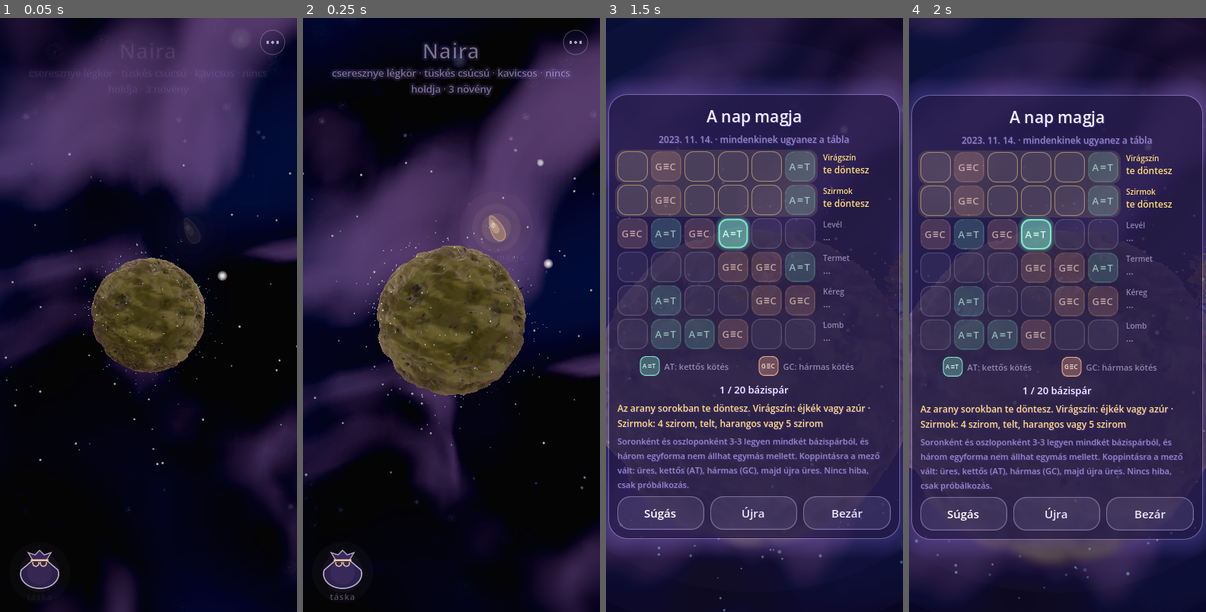
Above: before the commit, frames 1-4 (left to right).
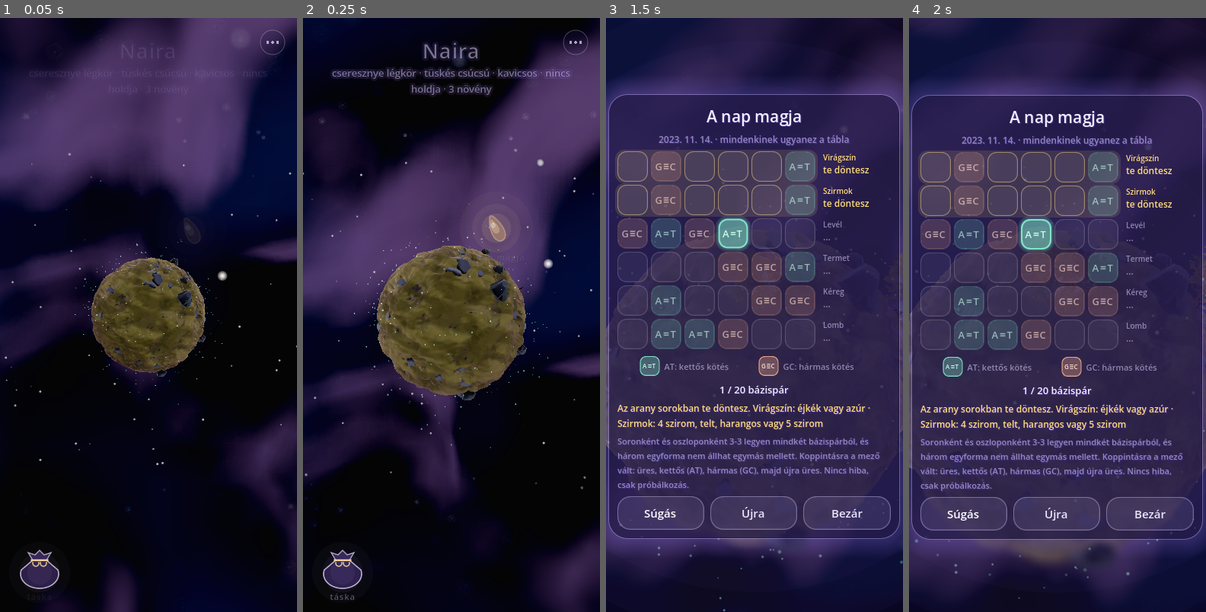
Above: after the commit, the same moments.

Repository: csathoPeter/mag-poc
Game: Godot game, scene res://main.tscn
The game is run twice, just before and just after one commit, with the same random seed, the same clock (stepped at 60 frames per second) and the same inputs.
Inputs (mouse positions are in pixels of both pictures, inside the frame that each line leads up to):
- Up to frame 1 (0.05 s): no input
- Up to frame 2 (0.25 s): no input
- Up to frame 3 (1.5 s): click (804, 225) at 0.52 s; click "Súgás" at 1.25 s
- Up to frame 4 (2 s): no input

The runs differ from the first frame. In frame 1, 0.4% of the frame differs, in the area x 30-70%, y 40-61%; in frame 2, 0.7%, in the area x 24-76%, y 38-65%; in frame 3, less than 0.1%; in frame 4, 0.3%.

Commit message:
Díszek a kopár bolygókon: kövek, kavicsok, gombák, páfrány, kis virágok (Quaternius, CC0)
A Quaternius Stylized Nature MegaKit (CC0) 16 modellje (tools/prep_props.py,
lekicsinyített textúrákkal) szórt díszként a felszíntakaró szerint: kavicsos
bolygón kövek és kavicsok, moháson gombák, lóhere, kis virágok, páfrányoson
páfrány, kis növények. Determinisztikus hely a bolygókódból, a fákat
elkerülve; MultiMesh modellenként, a bolygó színe felé húzva, puha fénnyel.

Co-Authored-By: Claude Opus 5.5 <noreply@anthropic.com>
Claude-Session: https://claude.ai/code/session_014cLsiZBJUCNrLXd2Sv7oxH

Diff:
--- a/godot/main.gd
+++ b/godot/main.gd
@@ -1548,6 +1548,8 @@
 
 
 func _spawn_on_planet(item: Dictionary, gg: Dictionary) -> void:
+	# a díszek (planet.props) elkerülik a fát
+	planet.props.note_tree(item.dir)
 	# három részletességi szint ugyanabból a vázból: részletes (közel), egyszerűsített, távoli; az alakítási lista
 	# (M8) mindegyiken ugyanúgy hat
 	if not item.has("shape"):
--- a/godot/planet.gd
+++ b/godot/planet.gd
@@ -127,6 +127,8 @@
 var blade_hi: Mesh
 var blade_lo: Mesh
 var motes := MultiMeshInstance3D.new()
+## díszek a kopár bolygókon (props.gd: kövek, gombák, páfrány – Quaternius, CC0)
+var props := Props.new()
 var ring := MeshInstance3D.new()
 var moons: Array = []
 var surf_mat := ShaderMaterial.new()
@@ -159,6 +161,9 @@
 	motes.material_override = motes_mat
 	motes.cast_shadow = GeometryInstance3D.SHADOW_CASTING_SETTING_OFF
 	body.add_child(motes)
+	# díszek a kopár bolygókon (props.gd)
+	props.host = self
+	body.add_child(props)
 	ring_mat.shader = RING
 	ring.material_override = ring_mat
 	ring.cast_shadow = GeometryInstance3D.SHADOW_CASTING_SETTING_OFF
@@ -212,6 +217,8 @@
 	_snap()
 	_build_surface()
 	_build_grass()
+	props.avoid.clear()
+	props.built_code = ""
 	_build_motes()
 	_build_moons()
 	_build_ring()
--- /dev/null
+++ b/godot/props.gd
@@ -0,0 +1,216 @@
+class_name Props
+extends Node3D
+## Díszek a kopár bolygókon (2026. 11. 13., Péter ötlete): kövek, kavicsok, gombák, lóhere, páfrány, kis virágok a
+## Quaternius Stylized Nature MegaKitből (CC0; tools/prep_props.py → props/quaternius/). A felszíntakaró szerint:
+## kavicsos bolygón kövek és kavicsok (a völgyekben, csoportosan), moháson gombák, lóhere, kis virágok, páfrányoson
+## páfrány, kis növények, néhány kő. A füves bolygón nincs dísz (ott a fű a takaró).
+## A hely determinisztikus a bolygókódból (mint a fű), a fák helyét elkerüli (avoid: a fák iránya; új fánál újraépül).
+## Egy MultiMesh modellenként (a bolygó testének gyereke, a test egységnyi gömbjén, így a bolygó méretével együtt nő);
+## a modell saját textúrája, a szín a bolygó színe felé húzva (shaders/prop.gdshader). Árnyékot csak a nagy kövek vetnek.
+
+const DIR := "res://props/quaternius/"
+const SHADER := preload("res://shaders/prop.gdshader")
+
+## takarónként (planet.gd COVER sorrendje: 0 fű, 1 moha, 2 páfrány, 3 kavics):
+## [modell, darab (egy ~7 sugarú bolygón), méret-szorzó min, max, hely („völgy”, „fű”, „bárhol”), csoportosan (0–1)]
+const SETS := {
+	3: [
+		["Rock_Medium_1", 5, .1, .22, "bárhol", .3], ["Rock_Medium_2", 5, .1, .2, "bárhol", .3],
+		["Rock_Medium_3", 4, .09, .18, "bárhol", .3],
+		["Pebble_Round_1", 26, .45, 1.0, "völgy", .8], ["Pebble_Round_2", 26, .45, 1.0, "völgy", .8],
+		["Pebble_Round_3", 26, .45, 1.0, "völgy", .8], ["Pebble_Round_4", 22, .45, 1.0, "völgy", .8],
+		["Pebble_Round_5", 22, .45, 1.0, "völgy", .8],
+	],
+	1: [
+		["Mushroom_Common", 36, .35, .65, "fű", .9], ["Clover_1", 30, .22, .36, "fű", .6],
+		["Clover_2", 22, .22, .36, "fű", .6], ["Flower_3_Group", 10, .2, .3, "fű", .5],
+		["Rock_Medium_2", 3, .08, .15, "bárhol", .2],
+	],
+	2: [
+		["Fern_1", 22, .07, .11, "fű", .6], ["Plant_1", 20, .35, .55, "fű", .5], ["Plant_7", 26, .45, .75, "fű", .5],
+		["Flower_4_Group", 8, .18, .26, "fű", .5], ["Rock_Medium_1", 3, .08, .15, "bárhol", .2],
+	],
+}
+## a méret-szorzók közös szorzója (a fűszál ~0,25–0,4, egy fa 2–4 egység; a díszek ehhez igazodnak)
+const SIZE := 2.6
+## mennyire húz a bolygó színe felé (anyagonként: a modell textúrájának neve szerint)
+const TINT := {"Rocks_Diffuse": .7, "PathRocks_Diffuse": .7, "Mushrooms": .15, "Leaves": .45, "Flowers": 0.0}
+
+static var _meshes := {}
+static var _cut_shader: Shader
+
+## a bolygó (planet.gd), amelyhez a díszek tartoznak
+var host: Planet
+var avoid: Array = []
+var built_r := 0.0
+var built_code := ""
+var built_cover := -1
+var _mats: Array = []
+var _cands: Array = []
+var _dirty := false
+
+
+## A modell hálója (gyorsítótárban), a felületenként saját anyaggal (a textúra a glTF anyagából).
+static func mesh_of(name: String) -> Mesh:
+	if _meshes.has(name):
+		return _meshes[name]
+	var scene: Node = (load(DIR + name + ".gltf") as PackedScene).instantiate()
+	var mi := _find_mesh(scene)
+	var mesh := (mi.mesh as Mesh).duplicate() as ArrayMesh
+	for s in mesh.get_surface_count():
+		var std := mesh.surface_get_material(s) as BaseMaterial3D
+		if std == null and mi.get_surface_override_material(s) != null:
+			std = mi.get_surface_override_material(s) as BaseMaterial3D
+		var tex: Texture2D = std.albedo_texture if std != null else null
+		var tname := tex.resource_path.get_file().get_basename() if tex != null else ""
+		var leafy := tname == "Leaves" or tname == "Flowers"
+		var m := ShaderMaterial.new()
+		m.shader = _cut() if leafy else SHADER
+		m.set_shader_parameter("tex", tex)
+		m.set_shader_parameter("tint_k", TINT.get(tname, .3))
+		m.set_shader_parameter("leafy", 1.0 if leafy else 0.0)
+		m.set_meta("tint_src", tname)
+		mesh.surface_set_material(s, m)
+	scene.free()
+	_meshes[name] = mesh
+	return mesh
+
+
+static func _find_mesh(n: Node) -> MeshInstance3D:
+	if n is MeshInstance3D:
+		return n
+	for c in n.get_children():
+		var r := _find_mesh(c)
+		if r != null:
+			return r
+	return null
+
+
+static func _cut() -> Shader:
+	if _cut_shader == null:
+		_cut_shader = Shader.new()
+		_cut_shader.code = SHADER.code.replace("shader_type spatial;", "shader_type spatial;\n#define CUT")
+	return _cut_shader
+
+
+## Felépítés a bolygóhoz (a bolygó setup-ja után, és ha a fák vagy a sugár változnak). p: Planet.
+## A lehetséges helyek (a domborzatból, drága) bolygónként egyszer készülnek (_cands); új fánál csak a közeliek esnek ki.
+func build(p: Planet) -> void:
+	for c in get_children():
+		c.queue_free()
+	_mats.clear()
+	_dirty = false
+	if p.code != built_code or p.cover_i != built_cover or absf(p.radius - built_r) > built_r * .03:
+		_cands = _candidates(p)
+	built_r = p.radius
+	built_code = p.code
+	built_cover = p.cover_i
+	for e in _cands:
+		var xf: Array = []
+		for c in e.list:
+			if xf.size() >= int(e.want):
+				break
+			var near := false
+			for t in avoid:
+				if (c[0] as Vector3).distance_to(t) * p.radius < 1.3:
+					near = true
+					break
+			if not near:
+				xf.append(c)
+		if xf.is_empty():
+			continue
+		var mm := MultiMesh.new()
+		mm.transform_format = MultiMesh.TRANSFORM_3D
+		mm.use_custom_data = true
+		mm.mesh = mesh_of(e.name)
+		mm.instance_count = xf.size()
+		for i in xf.size():
+			mm.set_instance_transform(i, xf[i][1])
+			mm.set_instance_custom_data(i, Color(float(xf[i][2]), 0, 0, 0))
+		var mmi := MultiMeshInstance3D.new()
+		mmi.multimesh = mm
+		mmi.cast_shadow = GeometryInstance3D.SHADOW_CASTING_SETTING_ON if (e.name as String).begins_with("Rock") \
+			else GeometryInstance3D.SHADOW_CASTING_SETTING_OFF
+		add_child(mmi)
+		for s in mm.mesh.get_surface_count():
+			_mats.append(mm.mesh.surface_get_material(s))
+
+
+## A díszek lehetséges helyei modellenként ([irány, transzformáció, tónus], a kelleténél ~40%-kal több, hogy a fák
+## körül kieső helyek pótolhatók legyenek) – determinisztikusan a bolygókódból.
+func _candidates(p: Planet) -> Array:
+	var out: Array = []
+	var set_list: Array = SETS.get(p.cover_i, [])
+	var area := pow(p.radius / 7.0, 2.0)
+	var clump := FastNoiseLite.new()
+	clump.seed = hash(p.code + "díszcsoport")
+	clump.frequency = 2.2
+	for e in set_list:
+		var name: String = e[0]
+		var want := int(round(float(e[1]) * area))
+		var pool := int(ceil(want * 1.4))
+		var r := RandomNumberGenerator.new()
+		r.seed = hash(p.code + "dísz" + name)
+		var list: Array = []
+		var tries := 0
+		while list.size() < pool and tries < pool * 30:
+			tries += 1
+			var z := r.randf_range(-1.0, 1.0)
+			var a := r.randf() * TAU
+			var dir := Vector3(sqrt(1.0 - z * z) * cos(a), z, sqrt(1.0 - z * z) * sin(a))
+			var yaw := r.randf() * TAU
+			var sc := r.randf_range(float(e[2]), float(e[3])) * SIZE
+			var bright := r.randf_range(.85, 1.1)
+			var roll := r.randf()
+			var keep := r.randf()
+			# csoportosan: a csoport-zaj szerint (e[5]: mennyire); olcsó, ezért a domborzat előtt
+			if keep > lerpf(1.0, smoothstep(-.15, .35, clump.get_noise_3dv(dir)), float(e[5])):
+				continue
+			var h := p._height_fixed(dir)
+			var hv := clampf(h / p.amp * .5 + .5, 0.0, 1.0)
+			var place: String = e[4]
+			if place == "völgy" and roll > 1.0 - smoothstep(.35, .75, hv):
+				continue
+			var nrm := p._normal(dir).normalized()
+			if place != "bárhol":
+				var cov := smoothstep(.42, .66, nrm.dot(dir)) * (1.0 - smoothstep(.93, 1.0, hv))
+				if cov < (.5 if place == "völgy" else .6):
+					continue
+			var up := (nrm + dir).normalized()
+			var basis := Basis(Quaternion(Vector3.UP, up)) * Basis(Vector3.UP, yaw)
+			var k := sc / p.radius
+			list.append([dir, Transform3D(basis.scaled(Vector3.ONE * k), dir * (1.0 + h) - up * (k * .05)), bright])
+		out.append({"name": name, "want": want, "list": list})
+	return out
+
+
+## A színek a bolygóból (a kőzet és a fű színe, lineárisan; a planet.gd _apply-ja hívja).
+func set_colors(rock_lin: Vector3, field_lin: Vector3) -> void:
+	for m in _mats:
+		var src: String = (m as ShaderMaterial).get_meta("tint_src", "")
+		var c := field_lin if src == "Leaves" or src == "Mushrooms" else rock_lin.lerp(field_lin, .35)
+		(m as ShaderMaterial).set_shader_parameter("tint_lin", c)
+
+
+## Egy fa helye (a díszek elkerülik); a következő frissítéskor újraépül.
+func note_tree(dir: Vector3) -> void:
+	for t in avoid:
+		if (t as Vector3).distance_to(dir) < .001:
+			return
+	avoid.append(dir)
+	_dirty = true
+
+
+## Csupasz bolygón (és amíg a domborzat kiemelkedik) nincs dísz; a fák, a sugár, a bolygó változásakor újraépül
+## (képkockánként legfeljebb egyszer – betöltéskor a 30 fa egy építéssel jár).
+func _process(_delta: float) -> void:
+	if host == null:
+		return
+	visible = not host.bare and host.shape_k > .99
+	if visible and needs_rebuild(host):
+		build(host)
+		set_colors(Planet._lin(host.cur.rock), Planet._lin(host.cur.grass))
+
+
+func needs_rebuild(p: Planet) -> bool:
+	return _dirty or p.code != built_code or p.cover_i != built_cover or absf(p.radius - built_r) > built_r * .03
--- /dev/null
+++ b/godot/shaders/prop.gdshader
@@ -0,0 +1,48 @@
+shader_type spatial;
+// Díszek a kopár bolygókon (2026. 11. 13., props.gd): kövek, kavicsok, gombák, lóhere, páfrány, kis virágok a
+// Quaternius Stylized Nature MegaKitből (CC0). A modell saját festett textúrája adja a rajzolatot; a színe a bolygó
+// színe felé húz (tint_k), hogy egy palettán legyen a talajjal; a fény a puha stílusé (soft_light.gdshaderinc), mint
+// a fűé. A levél / szirom változat (#define CUT, props.gd) az átlátszó részt kivágja – külön shader, mert a discard
+// a többi dísznél is lassítaná a rajzolást.
+render_mode cull_disabled;
+#include "res://shaders/color_space.gdshaderinc"
+#include "res://shaders/soft_light.gdshaderinc"
+
+// a modell textúrája; nem source_color: az sRGB → lineáris átalakítás itt történik, így a két renderer ugyanazt kapja
+uniform sampler2D tex : filter_linear_mipmap, repeat_enable;
+// a bolygó színe (lineáris) és mennyire húz felé (0: a textúra színe, 1: a textúra fényessége a bolygó színével)
+uniform vec3 tint_lin = vec3(1.0);
+uniform float tint_k = 0.0;
+// levél / szirom: kétoldalú lap, átsütő fény
+uniform float leafy = 0.0;
+
+varying float bright_v;
+
+void vertex() {
+	// példányonként kicsit más tónus (props.gd: INSTANCE_CUSTOM.r)
+	bright_v = INSTANCE_CUSTOM.r;
+}
+
+void fragment() {
+	vec4 t = texture(tex, UV);
+#ifdef CUT
+	if (t.a < 0.5) {
+		discard;
+	}
+#endif
+	vec3 c = pow(t.rgb, vec3(2.2));
+	vec3 w = vec3(0.2126, 0.7152, 0.0722);
+	vec3 tinted = tint_lin * (dot(c, w) / max(dot(tint_lin, w), 1e-3));
+	c = mix(c, tinted, tint_k) * bright_v;
+	ALBEDO = col_out(c);
+	soft_fix = soft_fix_of(c, ALBEDO);
+	NORMAL = mix(NORMAL, soft_face(NORMAL, VIEW), leafy);
+	ROUGHNESS = 0.9;
+	SPECULAR = 0.1;
+	EMISSION = col_out(soft_rim(NORMAL, VIEW, 0.6));
+}
+
+void light() {
+	vec3 spec;
+	DIFFUSE_LIGHT += soft_light(NORMAL, LIGHT, VIEW, ATTENUATION, LIGHT_COLOR, 0.6 * leafy, 0.0, spec) * soft_fix;
+}
Not shown, added: godot/props.gd.uid
Binary file added: godot/props/quaternius/Clover_1.bin
Not shown, added: godot/props/quaternius/Clover_1.gltf
Not shown, added: godot/props/quaternius/Clover_1.gltf.import
Binary file added: godot/props/quaternius/Clover_2.bin
Not shown, added: godot/props/quaternius/Clover_2.gltf
Not shown, added: godot/props/quaternius/Clover_2.gltf.import
Binary file added: godot/props/quaternius/Fern_1.bin
Not shown, added: godot/props/quaternius/Fern_1.gltf
Not shown, added: godot/props/quaternius/Fern_1.gltf.import
Binary file added: godot/props/quaternius/Flower_3_Group.bin
Not shown, added: godot/props/quaternius/Flower_3_Group.gltf
(and 51 more such lines)
